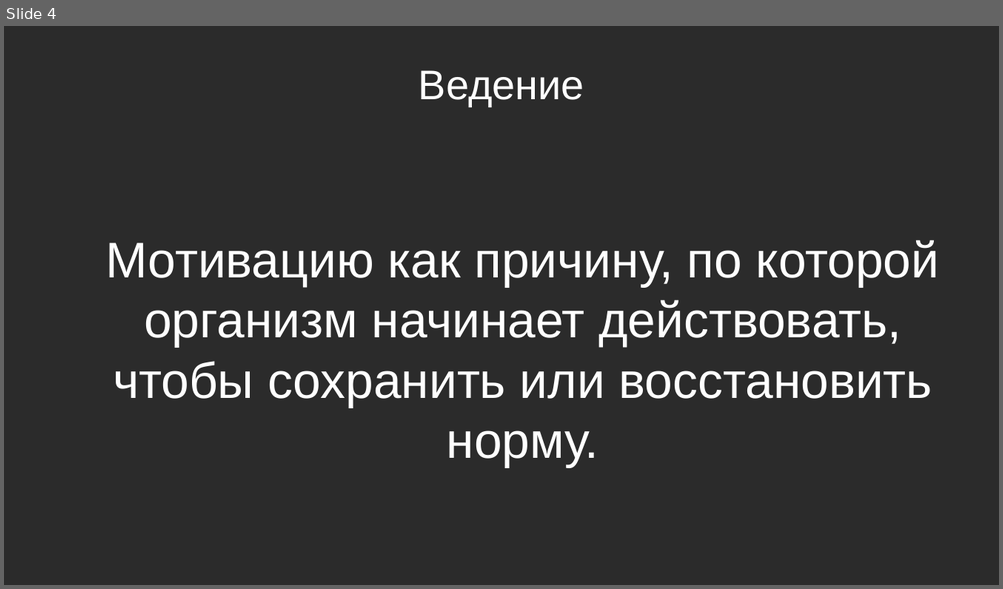
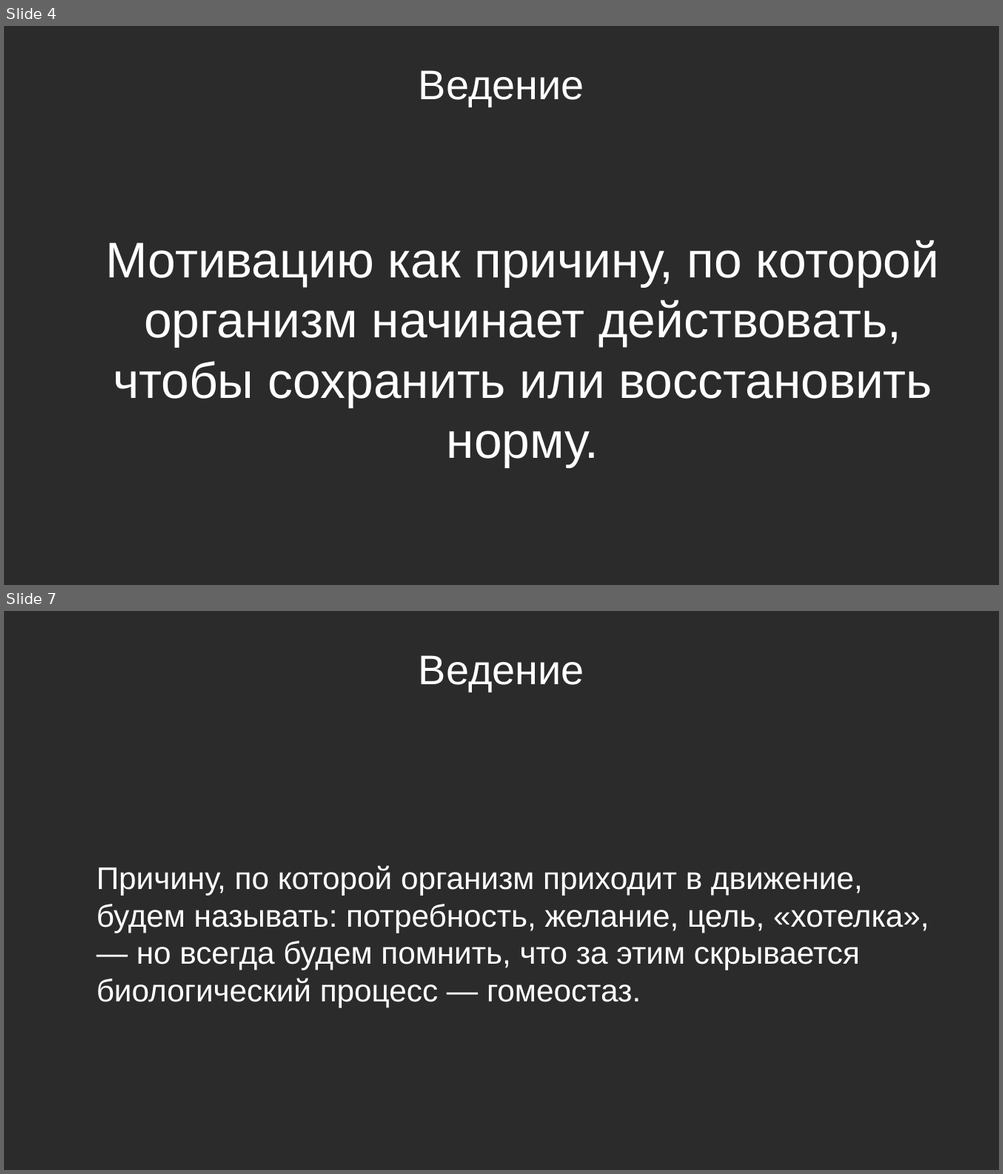
Before and after one commit to Chularev/articles, a slide deck: Psychology/Гомеостаз и мотивация (практика).odp. Shown one above the other, each under a label of ours: slide 4 before the commit, slides 4 and 7 after it; the slides between them are not shown. The pictures are 1003x589 and 1003x1174 pixels, drawn with LibreOffice and Linux fonts; fonts in the diff are those of the drawing; background and template pictures are left out; a plain dark background stands for a picture behind light text. Boxes give left, top, right and bottom in pixels: in the first picture for what was removed or moved away, otherwise in the second. Text is boxed around its words. In the diff, an @@ line names an element or a change of style, - is before the commit and + after.

```diff
--- a/Psychology/Гомеостаз и мотивация (практика).odp
+++ b/Psychology/Гомеостаз и мотивация (практика).odp
@@ slide 7 added at <box>4,611,999,1170</box>, background picture (left out) @@
@@ title added at <box>418,655,584,692</box>, 33 pt, text #FFFFFF @@
+Ведение
@@ text added at <box>96,866,929,1008</box>, 25 pt, text #FFFFFF @@
+Причину, по которой организм приходит в движение, будем называть: потребность, желание, цель, «хотелка», — но всегда будем помнить, что за этим скрывается биологический процесс — гомеостаз.
```
Also in this commit, not shown: 1 slide changed, 1 other slide added.
